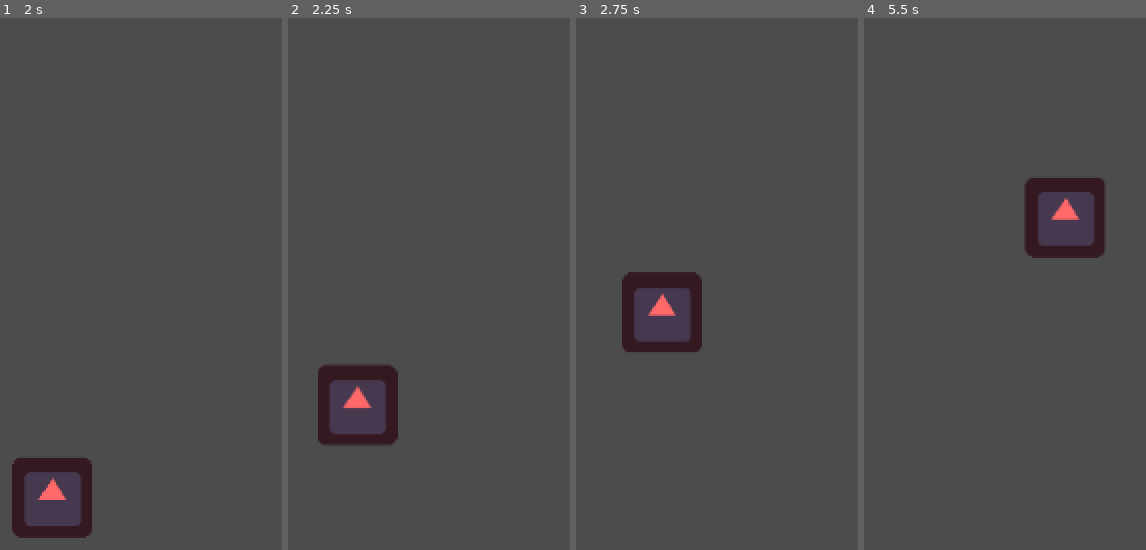
Above: before the commit, frames 1-4 (left to right).
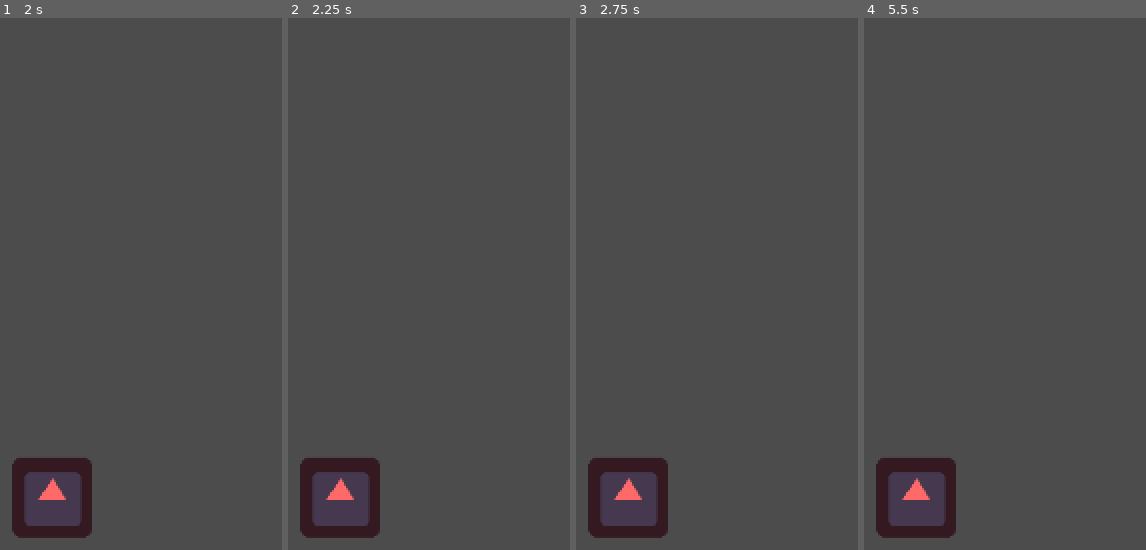
Above: after the commit, the same moments.

Repository: henriiquecampos/global-game-jam-2018
Game: Godot game, scene res://actors/client/client.tscn
Same seed, same stepped clock (60 frames per second), same inputs: the game is played once before the commit and once after it. The project has no main scene, so this scene is started directly. The engine's default icon, where the game draws it, is replaced by a stand-in: a white triangle on a blue panel in a dark square.
Inputs:
- Up to frame 1 (2 s): tap Enter at 0.5 s; tap Space at 1.25 s
- Up to frame 2 (2.25 s): tap Enter at 2 s
- Up to frame 3 (2.75 s): no input
- Up to frame 4 (5.5 s): tap Space at 2.75, 4.25 s; tap Enter at 3.5 s

Frame 1 is identical in both runs. In frame 2, 5.1% of the frame differs, in the area x 4-40%, y 65-98%; in frame 3, 5.0%; in frame 4, 5.1%.

Commit message:
Added seek tower for client AI

Diff:
--- a/source/actors/client/client.gd
+++ b/source/actors/client/client.gd
@@ -17,6 +17,8 @@
 func _physics_process(delta):
 	if can_wander:
 		movement(move_dir)
+	else:
+		seek_tower()
 
 func _on_area_entered(area):
 	if area.is_in_group("tower"):
@@ -29,7 +31,14 @@
 func seek_tower():
 	if towers.size() > 0:
 		$Wander.stop()
+		for t in towers:
+			if target == null:
+				target = t
+			else:
+				if t.power > target.power:
+					target = t
 		movement((get_global_position() - target.get_global_position()).normalized())
+
 	else:
 		$Wander.start()
 
